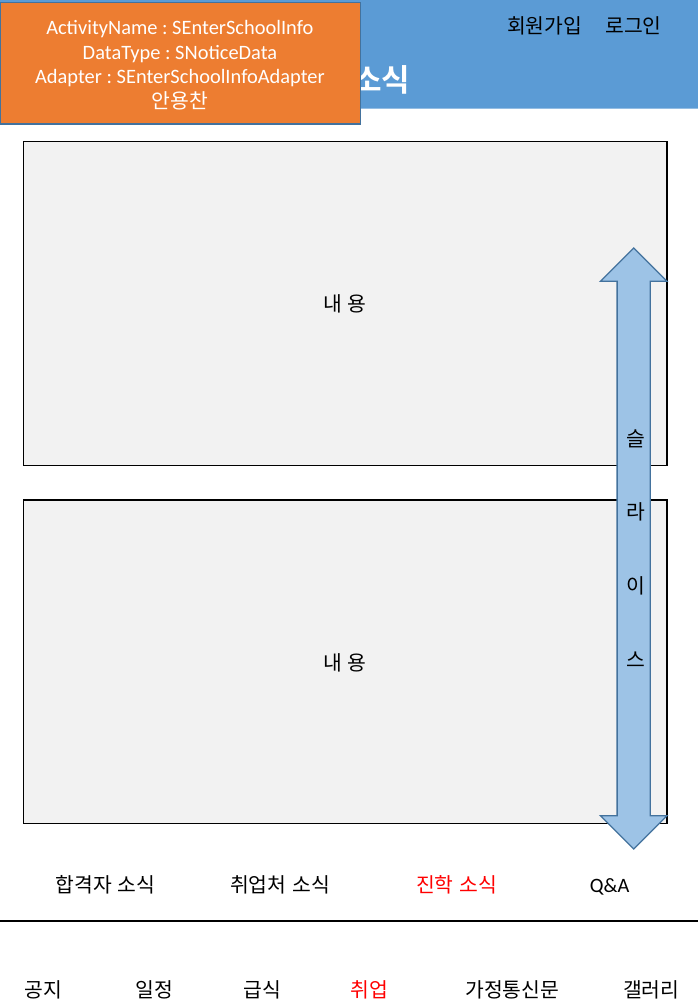
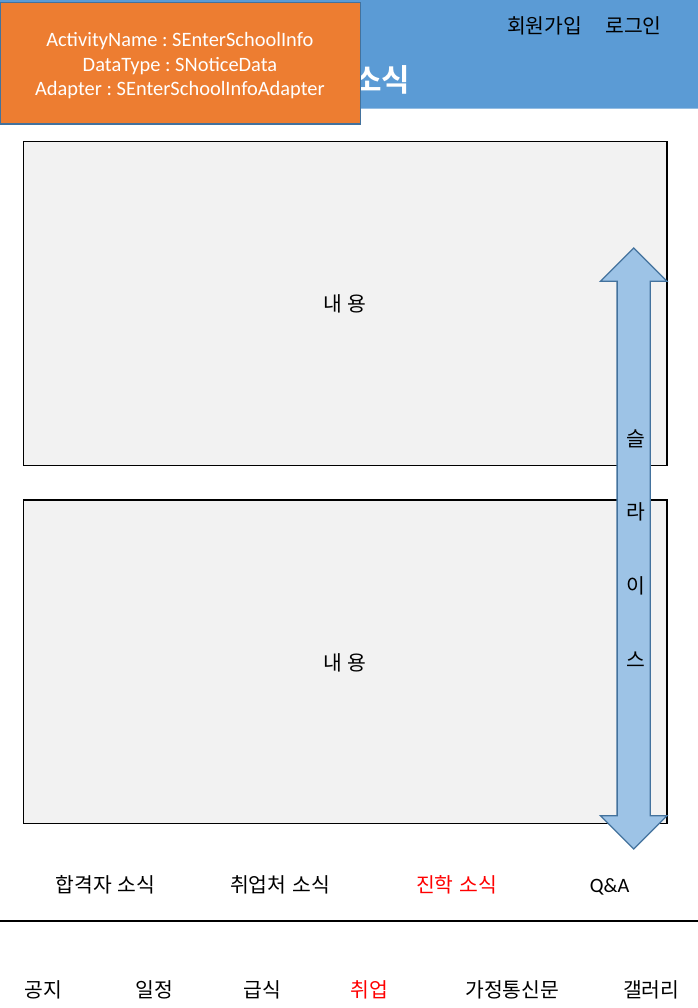
Before and after one commit to jungho-shin/SIHSchool, a slide deck: slide 8 of app/src/main/assets/어플_스토리보드.pptx. Drawn at 698x1008 pixels with LibreOffice and Linux fonts; fonts in the diff are those of the drawing; background and template pictures are left out. Boxes give left, top, right and bottom in pixels: in the first picture for what was removed or moved away, otherwise in the second. Text is boxed around its words. In the diff, an @@ line names an element or a change of style, - is before the commit and + after.

```diff
--- a/app/src/main/assets/어플_스토리보드.pptx
+++ b/app/src/main/assets/어플_스토리보드.pptx
@@ text in rectangle at (x1=152, y1=91, x2=208, y2=110): paragraph removed @@
-안용찬
```
Also in this commit, not shown: 6 other slides changed.
